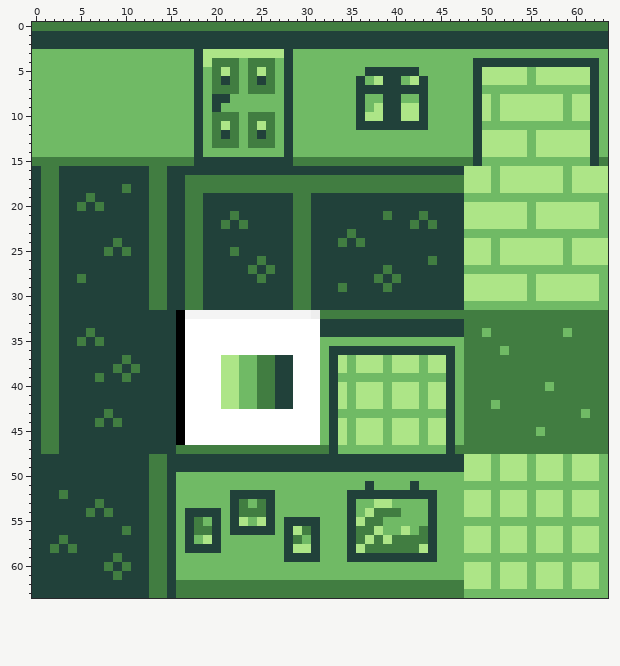
Pixel-art sprite: assets/textures/backgrounds/tilesetJess.png. The picture above is the old version.
The file is 64x64 pixels. Colours within 5 levels of each other are drawn and written as one.
And afterwards:
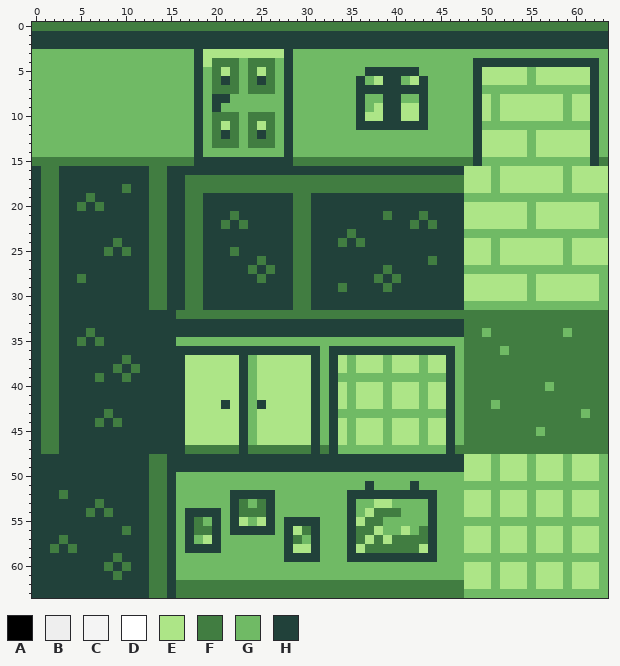
Palette (. is transparent): A #000000  B #eeeeee  C #f4f4f4  D #ffffff  E #ade587  F #417d41  G #70ba65  H #21413a
The author wrote: Added Double Doors
Difference:
{"y":32,"x":16,"old":"ACCCCCCCCCCCCCCB","new":"FFFFFFFFFFFFFFFF"}
{"y":33,"x":16,"old":"ADDDDDDDDDDDDDDD","new":"HHHHHHHHHHHHHHHH"}
{"y":34,"x":16,"old":"ADDDDDDDDDDDDDDD","new":"HHHHHHHHHHHHHHHH"}
{"y":35,"x":16,"old":"ADDDDDDDDDDDDDDD","new":"GGGGGGGGGGGGGGGG"}
{"y":36,"x":16,"old":"ADDDDDDDDDDDDDDD","new":"HHHHHHHHHHHHHHHH"}
{"y":37,"x":16,"old":"ADDDD","new":"HEEEE"}
{"y":37,"x":23,"old":"G","new":"H"}
{"y":37,"x":25,"old":"FFHHDDD","new":"EEEEEEH"}
{"y":38,"x":16,"old":"ADDDD","new":"HEEEE"}
{"y":38,"x":23,"old":"G","new":"H"}
{"y":38,"x":25,"old":"FFHHDDD","new":"EEEEEEH"}
{"y":39,"x":16,"old":"ADDDD","new":"HEEEE"}
{"y":39,"x":23,"old":"G","new":"H"}
{"y":39,"x":25,"old":"FFHHDDD","new":"EEEEEEH"}
{"y":40,"x":16,"old":"ADDDD","new":"HEEEE"}
{"y":40,"x":23,"old":"G","new":"H"}
{"y":40,"x":25,"old":"FFHHDDD","new":"EEEEEEH"}
{"y":41,"x":16,"old":"ADDDD","new":"HEEEE"}
{"y":41,"x":23,"old":"G","new":"H"}
{"y":41,"x":25,"old":"FFHHDDD","new":"EEEEEEH"}
{"y":42,"x":16,"old":"ADDDDE","new":"HEEEEH"}
{"y":42,"x":23,"old":"G","new":"H"}
{"y":42,"x":25,"old":"FFHHDDD","new":"HEEEEEH"}
{"y":43,"x":16,"old":"ADDDDDDDDDDDDDDD","new":"HEEEEEEHGEEEEEEH"}
{"y":44,"x":16,"old":"ADDDDDDDDDDDDDDD","new":"HEEEEEEHGEEEEEEH"}
{"y":45,"x":16,"old":"ADDDDDDDDDDDDDDD","new":"HEEEEEEHGEEEEEEH"}
{"y":46,"x":16,"old":"ADDDDDDDDDDDDDDD","new":"HEEEEEEHGEEEEEEH"}
{"y":47,"x":16,"old":"F","new":"H"}
{"y":47,"x":23,"old":"F","new":"H"}
{"y":47,"x":31,"old":"F","new":"H"}
{"label":"changed","picture_box":[176,310,320,454]}
